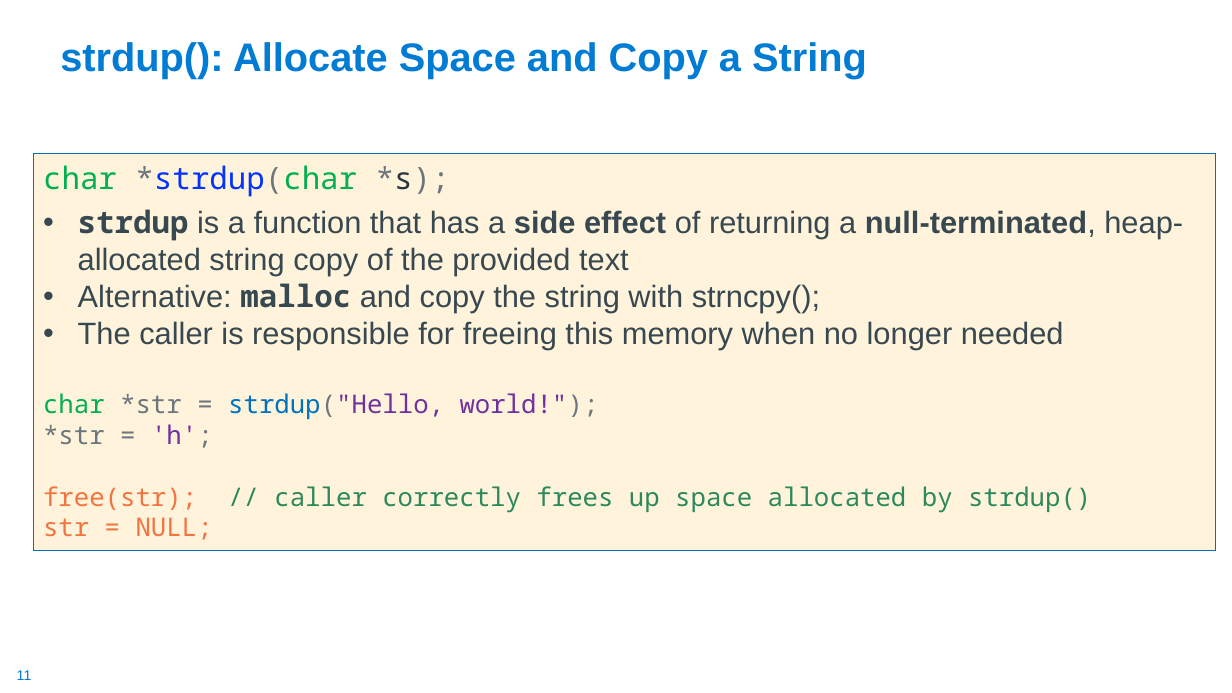
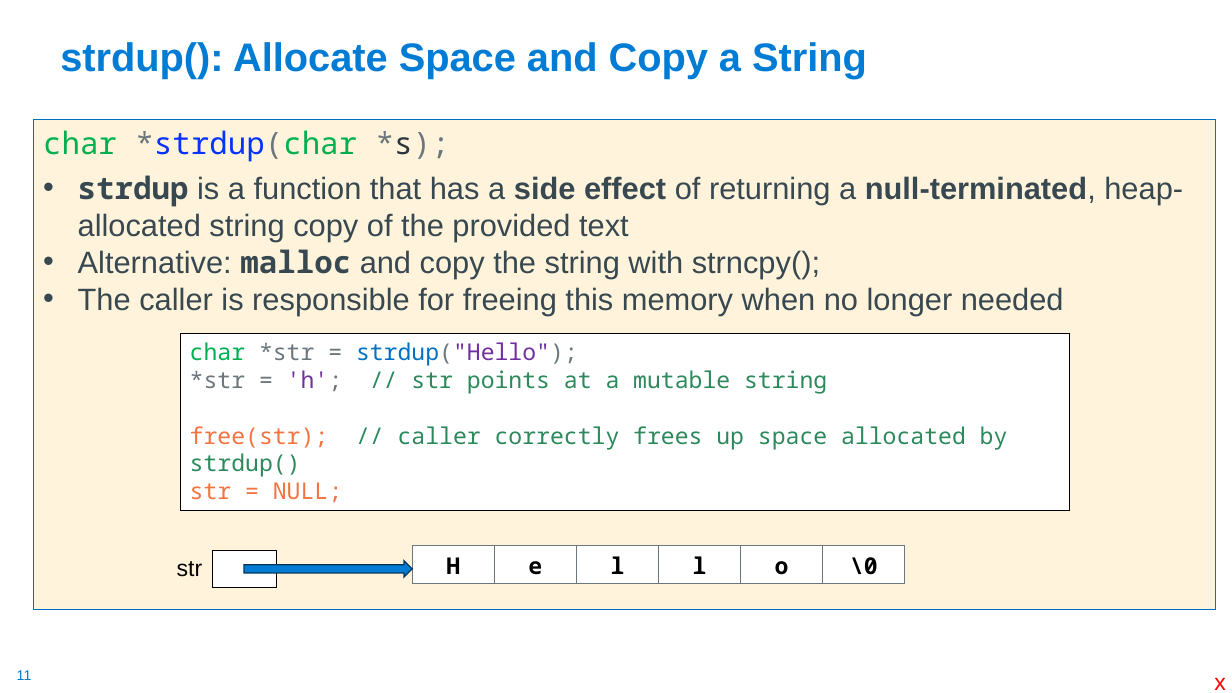
Before and after one commit to cse30-sp24/Muller-Slides, a slide deck: slide 11 of 03-C-Part3.pptx. Drawn at 1232x693 pixels with LibreOffice and Linux fonts; fonts in the diff are those of the drawing. Boxes give left, top, right and bottom in pixels: in the first picture for what was removed or moved away, otherwise in the second. Text is boxed around its words. In the diff, an @@ line names an element or a change of style, - is before the commit and + after.

```diff
--- a/03-C-Part3.pptx
+++ b/03-C-Part3.pptx
@@ rectangle "char *strdup(char *s);": place and size @@
-rectangle "char *strdup(char *s);" at bbox=[34, 154, 1216, 551]
+rectangle "char *strdup(char *s);" at bbox=[34, 119, 1216, 609]
@@ rectangle added at bbox=[180, 334, 1069, 511], fill #FFFFFF, outline #000000 0.75 pt, 18 pt, text #2C895B @@
+char *str = strdup("Hello");
+*str = 'h'; // str points at a mutable string
+free(str); // caller correctly frees up space allocated by strdup()
+str = NULL;
@@ text in rectangle at bbox=[43, 393, 1091, 540]: paragraphs removed @@
-char *str = strdup("Hello, world!");
-*str = 'h';
-free(str); // caller correctly frees up space allocated by strdup()
-str = NULL;
@@ text added at bbox=[177, 561, 203, 577], 18 pt, text #000000 @@
+str
@@ rectangle added at bbox=[213, 550, 276, 587], fill #FFFFFF, outline #000000 0.75 pt @@
@@ right arrow added at bbox=[244, 561, 412, 578], fill #007CD5, outline #00365D 1 pt @@
@@ table added at bbox=[412, 546, 906, 584], 1 rows, 6 columns @@
+H | e | l | l | o | \0
@@ text added at bbox=[1214, 677, 1226, 690], 18 pt, text #FF0000 @@
+x
```
Also in this commit, not shown: 14 other slides changed, 5 other files.
